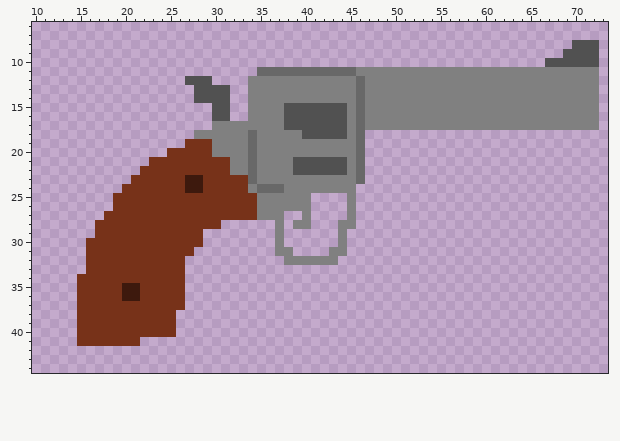
One commit to this sprite sheet: HorsesAndGun/Content/gun.png. The picture above is the old version.
The file is 81x50 pixels. Shown: x 10..73, y 6..44.
The result:
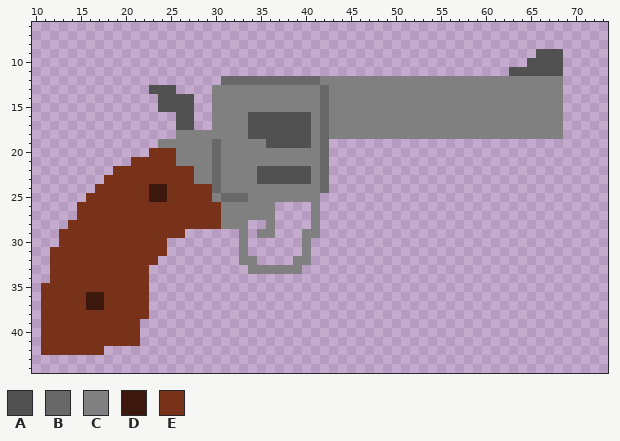
Palette (. is transparent): A #515151  B #686868  C #808080  D #3d190d  E #773219
Change:
Colour A is added in row 9 at x 66 to 68; in row 10 at x 65 to 66; in row 13 at x 23 to 25; in rows 14 to 15 at x 24 to 27; in rows 16 to 17 at x 26 to 27.
Colour A replaces colour B in row 18 at x 34.
Colour A replaces colour C in row 11 at x 63 to 68; in rows 16 to 17 at x 34 to 37; in row 18 at x 35 to 39; in row 19 at x 36 to 40; in row 22 at x 35 to 38; in row 23 at x 35 to 40.
Colour B is added in row 12 at x 31 to 33.
Colour B replaces colour A in rows 15 to 18 at x 42; in rows 21 to 22 at x 42.
Colour B replaces colour C in row 12 at x 34 to 41; in rows 13 to 14 at x 42; in rows 19 to 20 at x 30 and 42; in rows 23 to 24 at x 42.
Colour B replaces colour E in rows 21 to 24 at x 30; in row 25 at x 31 to 33.
Colour C is added in rows 13 to 16 at x 32 to 33; in row 18 at x 26 to 27 and 47 to 68; in row 19 at x 24 to 26; in rows 25 to 27 at x 41; in row 28 at x 31 to 33, 36 and 41; in row 29 at x 33, 35 to 36 and 40 to 41.
Colour C is added in rows 30 to 31 at x 33 and 40; in row 32 at x 33 to 34; in row 33 at x 34 to 39.
Colour C replaces colour A in rows 13 to 14 at x 30 to 31; in row 15 at x 30 to 31, 38 to 41 and 43 to 44; in row 16 at x 30 to 31, 41 and 43 to 44; in rows 17 to 18 at x 41 and 43 to 44; in row 21 at x 39 to 41; in row 22 at x 41.
Colour C replaces colour B in rows 12 to 18 at x 46; in rows 19 to 23 at x 34; in row 24 at x 35 to 37.
Colour C replaces colour D in row 23 at x 28.
Colour C replaces colour E in row 19 at x 27 to 29; in row 20 at x 26 to 29; in row 21 at x 26 to 29 and 31; in row 22 at x 28 to 29 and 31; in row 23 at x 29 and 31 to 33; in row 24 at x 31 to 33.
Colour C replaces colour E in row 25 at x 30 and 34; in rows 26 to 27 at x 31 to 34.
Colour D replaces colour E in rows 24 to 25 at x 23 to 24; in rows 36 to 37 at x 16 to 17.
Colour E is added in row 20 at x 23 to 24; in row 21 at x 21 to 22; in row 22 at x 19 to 21; in row 23 at x 18 to 20; in row 24 at x 17 to 19; in row 25 at x 16 to 18.
Colour E is added in row 26 at x 15 to 18; in row 27 at x 15 to 17; in row 28 at x 14 to 16; in row 29 at x 13 to 16; in row 30 at x 13 to 15; in rows 31 to 33 at x 12 to 15.
Colour E is added in row 34 at x 12 to 14; in rows 35 to 41 at x 11 to 14; in row 42 at x 11 to 17.
Colour E replaces colour D in row 23 at x 27; in row 24 at x 27 to 28; in rows 35 to 36 at x 20 to 21.
Colour A is gone in row 8 at x 70 to 72; in rows 9 to 10 at x 69 to 72; in row 12 at x 27 to 29; in rows 13 to 14 at x 28 to 29; in rows 21 to 22 at x 43 to 44.
Colour B is gone in row 11 at x 35 to 45; in rows 19 to 23 at x 46.
Colour C is gone in row 11 at x 46 to 62 and 69 to 72; in rows 12 to 17 at x 69 to 72; in rows 19 to 20 at x 43 to 45; in rows 21 to 22 at x 45; in rows 23 to 24 at x 43 to 45; in row 25 at x 45.
Colour C is gone in row 26 at x 37 to 40 and 45; in row 27 at x 37, 40 and 45; in row 28 at x 37, 39 to 40 and 44 to 45; in rows 29 to 30 at x 37 and 44; in row 31 at x 37 to 38 and 43 to 44; in row 32 at x 38 and 41 to 43.
Colour E is gone in row 29 at x 27 to 28; in row 30 at x 25 to 28; in row 31 at x 25 to 27; in row 32 at x 24 to 26; in rows 33 to 37 at x 23 to 26; in row 38 at x 23 to 25.
Colour E is gone in rows 39 to 40 at x 22 to 25.
Boxes around the changes in both pictures, in picture pixels (x1, y1, x2, y2):
changed: (41, 40, 599, 355)
